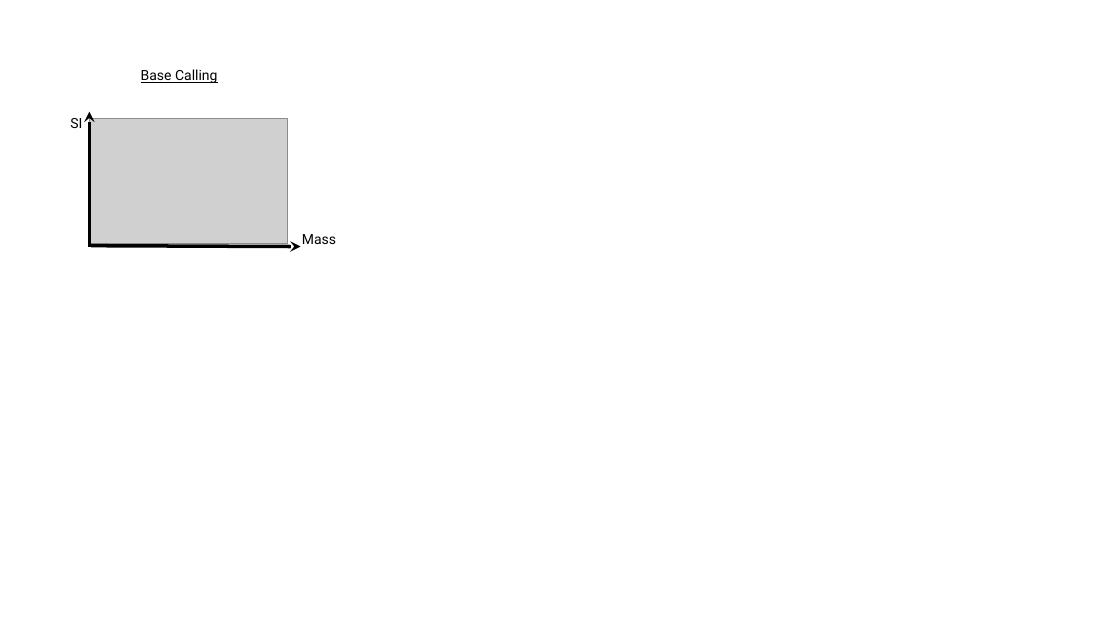
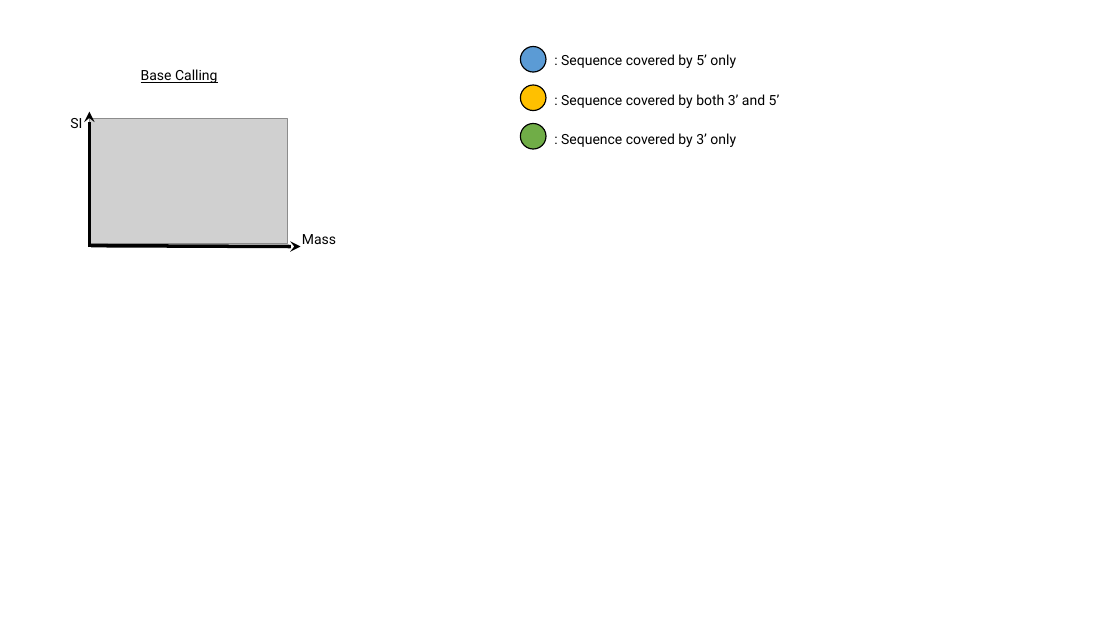
Before and after one commit to Shangsi-Lin/RNA_simulation, a slide deck: slide 5 of Data/sgRNA/Figure1/Figure 1 new version 0227.pptx. Drawn at 1120x630 pixels with LibreOffice and Linux fonts; fonts in the diff are those of the drawing; grey boxes stand for pictures. Boxes give left, top, right and bottom in pixels: in the first picture for what was removed or moved away, otherwise in the second. Text is boxed around its words. In the diff, an @@ line names an element or a change of style, - is before the commit and + after.

```diff
--- a/Data/sgRNA/Figure1/Figure 1 new version 0227.pptx
+++ b/Data/sgRNA/Figure1/Figure 1 new version 0227.pptx
@@ ellipse added at (521, 46, 546, 71), fill #5B9BD5, outline #000000 1 pt @@
@@ text added at (561, 54, 736, 68), 12 pt, text #000000 @@
+: Sequence covered by 5’ only
@@ ellipse added at (521, 85, 546, 110), fill #FFC000, outline #000000 1 pt @@
@@ text added at (561, 94, 780, 108), 12 pt, text #000000 @@
+: Sequence covered by both 3’ and 5’
@@ ellipse added at (521, 124, 547, 149), fill #70AD47, outline #000000 1 pt @@
@@ text added at (561, 133, 736, 147), 12 pt, text #000000 @@
+: Sequence covered by 3’ only
```
Also in this commit, not shown: 6 other files.
